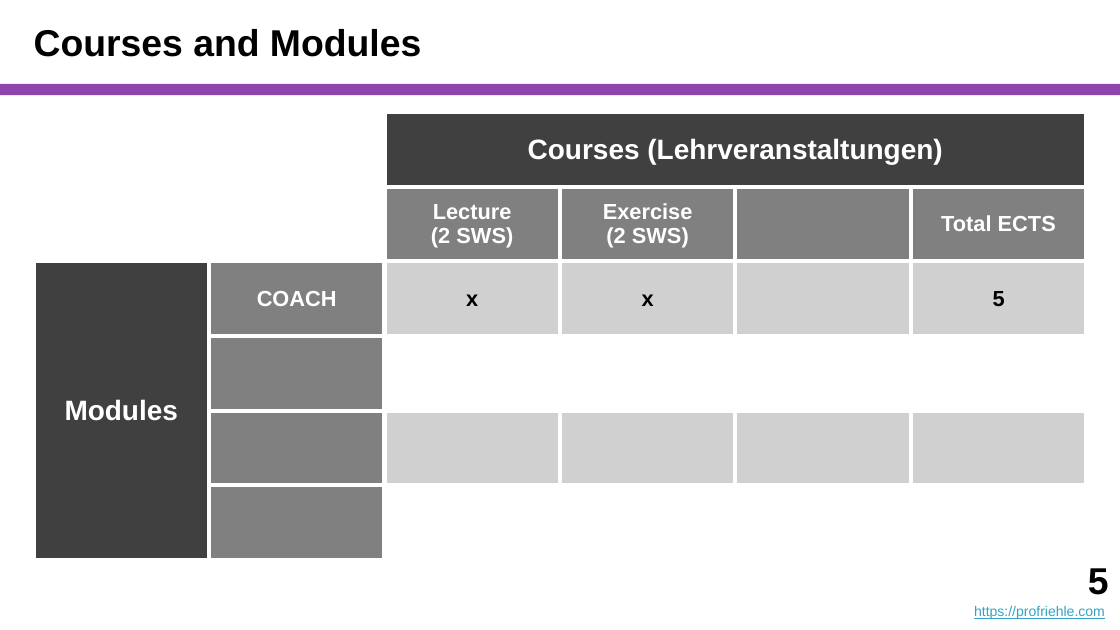
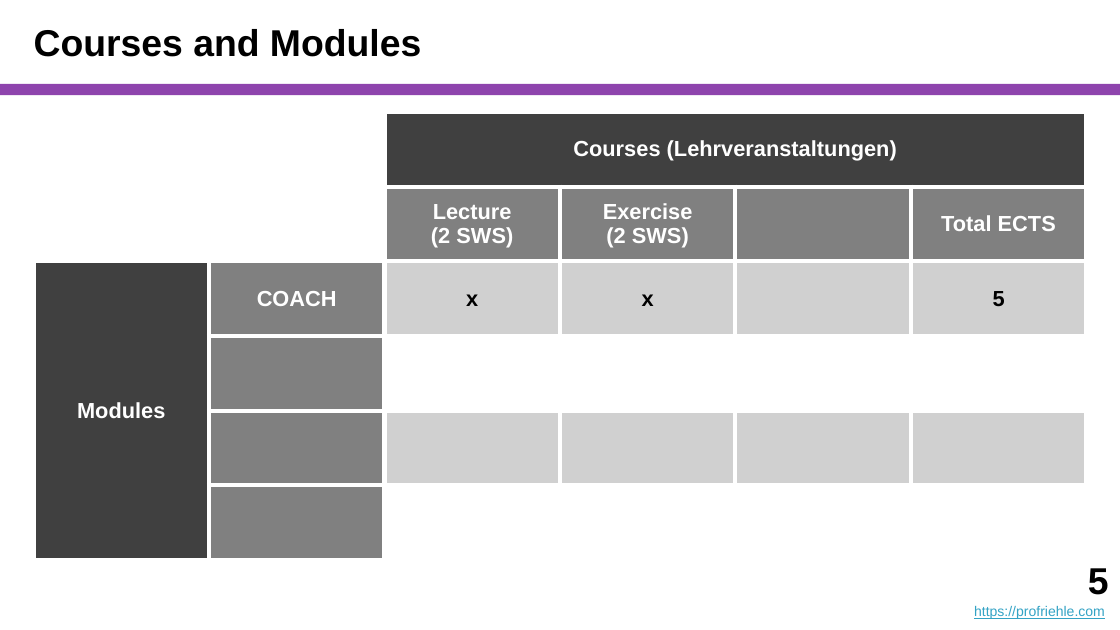
Before and after one commit to dirkriehle/coach-course, a slide deck: slide 5 of Lecture Slides/COACH A01 - Introduction.pptx. Drawn at 1120x630 pixels with LibreOffice and Linux fonts; fonts in the diff are those of the drawing. Boxes give left, top, right and bottom in pixels: in the first picture for what was removed or moved away, otherwise in the second. Text is boxed around its words. In the diff, an @@ line names an element or a change of style, - is before the commit and + after.

```diff
--- a/Lecture Slides/COACH A01 - Introduction.pptx
+++ b/Lecture Slides/COACH A01 - Introduction.pptx
@@ table at (34, 112, 1089, 479) @@
@@ size 18 to 14 pt in "Courses (Lehrveranstaltungen)", "Modules" @@
```
Also in this commit, not shown: 10 other slides changed, 2 slides added, 3 other files.
